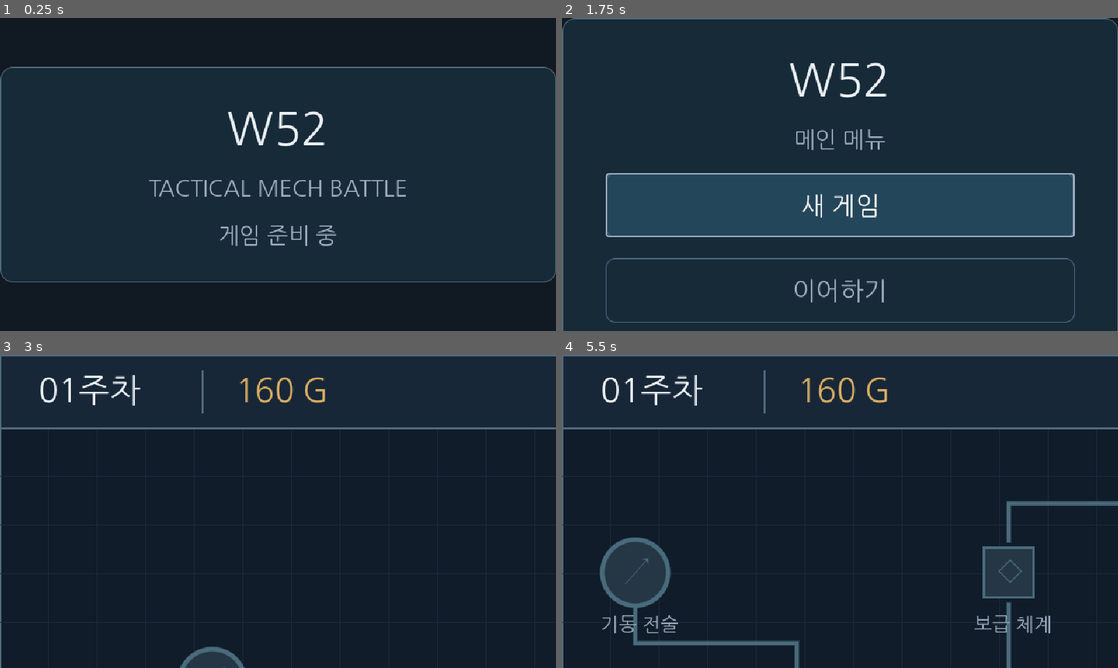
Above: before the commit, frames 1-4 (two rows, left to right).
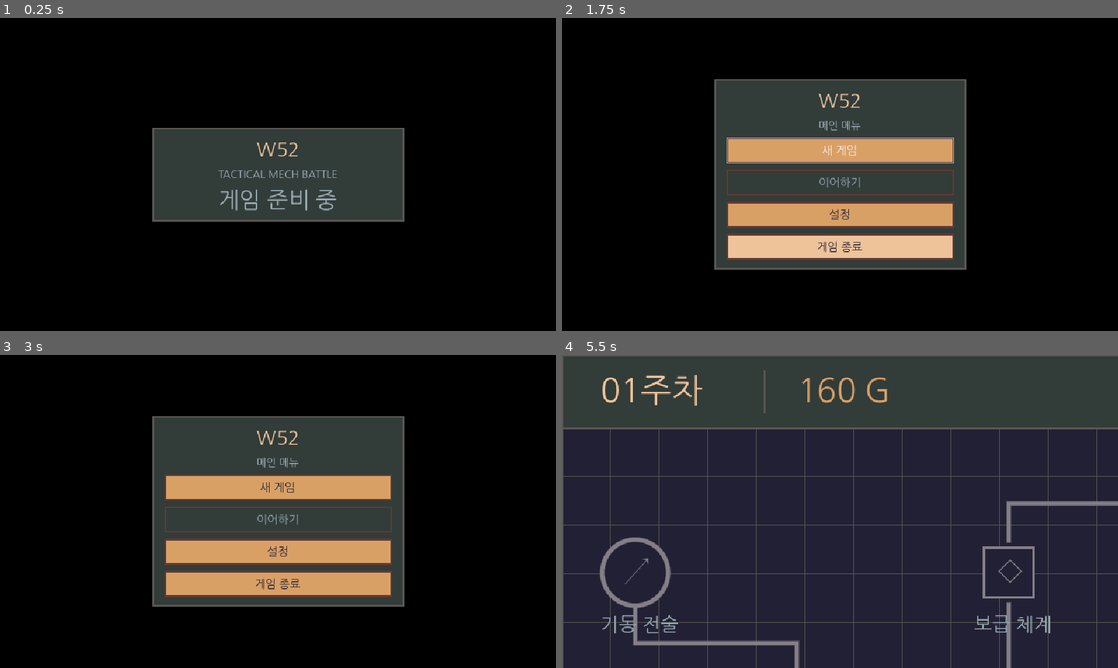
Above: after the commit, the same moments.

Repository: xcliming-svg/w52
Game: Godot game, scene res://main.tscn
Two runs of this game, one before a commit and one after it. Both use one fixed random seed, a clock stepped at 60 frames per second and the inputs below.
Inputs (mouse positions are in pixels of both pictures, inside the frame that each line leads up to):
- Up to frame 1 (0.25 s): no input
- Up to frame 2 (1.75 s): tap Enter at 0.5 s; move the mouse to (962, 158) at 0.52 s; click (962, 158) at 0.67 s; tap Space at 0.77, 1.25 s; drag from (728, 190) to (812, 237) at 1.27 s
- Up to frame 3 (3 s): click "새 게임" (after the commit: "설정") at 2 s; click (278, 627) at 2.75 s, where only the run after the commit has a clickable "뒤로 가기"
- Up to frame 4 (5.5 s): click (840, 486) at 3.5 s, where only the run after the commit has a clickable "새 게임"; tap Enter at 4.25 s; move the mouse to (840, 511) at 4.27 s; click (840, 511) at 4.42 s; tap Space at 5 s; drag from (812, 574) to (673, 464) at 5.02 s

The runs differ from the first frame. In frame 1, 100% of the frame differs, in the area x 0-100%, y 0-100%; in frame 2, 100%; in frame 3, 100%; in frame 4, 28%.

Commit message:
feat(ui): centralize DB32 palette and snapped seven-panel layout

Diff:
--- a/scripts/ui_style.gd
+++ b/scripts/ui_style.gd
@@ -1,42 +1,82 @@
 extends RefCounted
 
-# Future art and typography can be assigned without changing the screen logic.
-const BACKGROUND := Color("#111923")
-const PANEL := Color("#172a38")
-const BORDER := Color("#506b7e")
-const PRIMARY := Color("#24465a")
-const PRIMARY_HOVER := Color("#315d75")
-const TEXT := Color("#e9eff5")
-const MUTED := Color("#9dafc1")
-const GAME_BACKGROUND := Color("#101c29")
-const DESIGN_SIZE := Vector2i(1920, 1080)
-const LEFT_WIDTH := 1376
-const RIGHT_WIDTH := 544
-const HEADER_HEIGHT := 84
-const TREE_HEIGHT := 892
-const HELP_HEIGHT := 104
-const BATTLEFIELD_HEIGHT := 652
-const LOG_HEIGHT := 240
-const ACTION_HEIGHT := 104
-const CELL_SIZE := 46
-const HEADER := Color("#182737")
-const GRID := Color("#1c2c3e")
-const GRID_BORDER := Color("#345164")
-const TREE_LINE := Color("#496b7c")
-const NODE_FILL := Color("#1f4b50")
-const LOCKED := Color("#253744")
-const GOLD := Color("#d8ad62")
-const TEAL := Color("#61d6c6")
-const ENEMY := Color("#d9776a")
-const ENEMY_CELL := Color("#503035")
-const ALLY_CELL := Color("#153e3d")
-const DIALOGUE_PANEL := Color("#223347")
+# DawnBringer 32 solid-color tokens: no gradients or blended highlights.
+const BACKGROUND := Color("#000000")
+const PANEL := Color("#323c39")
+const BORDER := Color("#595652")
+const PRIMARY := Color("#d9a066")
+const PRIMARY_HOVER := Color("#eec39a")
+const TEXT := Color("#eec39a")
+const MUTED := Color("#9badb7")
+const GAME_BACKGROUND := Color("#222034")
+const HEADER := PANEL
+const GRID := Color("#595652")
+const GRID_BORDER := Color("#696a6a")
+const TREE_LINE := Color("#847e87")
+const NODE_FILL := PANEL
+const LOCKED := GAME_BACKGROUND
+const GOLD := PRIMARY
+const TEAL := Color("#37946e")
+const ENEMY := Color("#8f563b")
+const ENEMY_CELL := GAME_BACKGROUND
+const ALLY_CELL := PANEL
+const DIALOGUE_PANEL := GAME_BACKGROUND
+const METAL_LIGHT := Color("#696a6a")
+const METAL_MID := Color("#595652")
+const METAL_DARK := PANEL
+const EDGE_DARK := GAME_BACKGROUND
+const BUTTON_SHADE := Color("#8a6f30")
+const BUTTON_EDGE := Color("#8f563b")
+const BUTTON_DARK := Color("#663931")
+
+const DESIGN_SIZE := Vector2i(640, 360)
+const LEFT_WIDTH := 448
+const RIGHT_WIDTH := 192
+const TOP_BLANK := 36
+const FRAME_THICKNESS := 7
+const DIALOGUE_RECT := Rect2i(4, 251, 426, 43)
+
+# Round one shared set of 20-row boundaries; do not recompute fractional margins.
+static func boundary(row: int) -> int:
+    return TOP_BLANK + roundi(324.0 * float(row) / 20.0)
+
+
+static func cell_rect(panel_id: String) -> Rect2i:
+    match panel_id:
+        "L1":
+            return Rect2i(0, boundary(0), LEFT_WIDTH, boundary(3) - boundary(0))
+        "L2":
+            return Rect2i(0, boundary(3), LEFT_WIDTH, boundary(17) - boundary(3))
+        "L3":
+            return Rect2i(0, boundary(17), LEFT_WIDTH, boundary(20) - boundary(17))
+        "R1":
+            return Rect2i(LEFT_WIDTH, boundary(0), RIGHT_WIDTH, boundary(3) - boundary(0))
+        "R2":
+            return Rect2i(LEFT_WIDTH, boundary(3), RIGHT_WIDTH, boundary(13) - boundary(3))
+        "R3":
+            return Rect2i(LEFT_WIDTH, boundary(13), RIGHT_WIDTH, boundary(17) - boundary(13))
+        "R4":
+            return Rect2i(LEFT_WIDTH, boundary(17), RIGHT_WIDTH, boundary(20) - boundary(17))
+    push_error("Invalid W52 panel: " + panel_id)
+    return Rect2i()
+
+
+static func frame_rect(panel_id: String) -> Rect2i:
+    var cell := cell_rect(panel_id)
+    return Rect2i(cell.position + Vector2i(4, 4), cell.size - Vector2i(7, 7))
+
+
+static func content_rect(panel_id: String) -> Rect2i:
+    var frame := frame_rect(panel_id)
+    var inset := FRAME_THICKNESS
+    return Rect2i(frame.position + Vector2i(inset, inset),
+        frame.size - Vector2i(inset * 2, inset * 2))
 
 
 static func create_layout(root: Control, heading: String, description: String = "", dim_background: bool = false) -> VBoxContainer:
     var background := ColorRect.new()
     background.name = "BackgroundColor"
-    background.color = Color(0.0, 0.0, 0.0, 0.72) if dim_background else BACKGROUND
+    background.color = GAME_BACKGROUND if dim_background else BACKGROUND
     background.mouse_filter = Control.MOUSE_FILTER_IGNORE
     root.add_child(background)
     background.set_anchors_and_offsets_preset(Control.PRESET_FULL_RECT)
@@ -48,20 +88,20 @@
     center.set_anchors_and_offsets_preset(Control.PRESET_FULL_RECT)
 
     var panel := PanelContainer.new()
-    panel.custom_minimum_size = Vector2(640.0, 0.0)
+    panel.custom_minimum_size = Vector2(290, 0)
     panel.add_theme_stylebox_override("panel", _panel_style())
     center.add_child(panel)
 
     var column := VBoxContainer.new()
-    column.add_theme_constant_override("separation", 24)
+    column.add_theme_constant_override("separation", 7)
     panel.add_child(column)
-    column.add_child(make_label(heading, 52, TEXT))
+    column.add_child(make_label(heading, 22, TEXT))
     if not description.is_empty():
-        column.add_child(make_label(description, 26, MUTED))
+        column.add_child(make_label(description, 12, MUTED))
     return column
 
 
-static func make_label(value: String, font_size: int = 28, color: Color = TEXT) -> Label:
+static func make_label(value: String, font_size: int = 12, color: Color = TEXT) -> Label:
     var label := Label.new()
     label.text = value
     label.horizontal_alignment = HORIZONTAL_ALIGNMENT_CENTER
@@ -70,19 +110,19 @@
     return label
 
 
-static func make_button(value: String, minimum_size: Vector2 = Vector2(500.0, 74.0)) -> Button:
+static func make_button(value: String, minimum_size: Vector2 = Vector2(220, 30)) -> Button:
     var button := Button.new()
     button.text = value
     button.custom_minimum_size = minimum_size
     button.size = minimum_size
-    button.add_theme_font_size_override("font_size", 29)
+    button.add_theme_font_size_override("font_size", 13)
     button.add_theme_stylebox_override("normal", _button_style(PRIMARY))
     button.add_theme_stylebox_override("hover", _button_style(PRIMARY_HOVER))
-    button.add_theme_stylebox_override("pressed", _button_style(BORDER))
+    button.add_theme_stylebox_override("pressed", _button_style(BUTTON_SHADE))
     button.add_theme_stylebox_override("disabled", _button_style(PANEL))
     button.add_theme_stylebox_override("focus", _button_focus())
-    button.add_theme_color_override("font_color", TEXT)
-    button.add_theme_color_override("font_hover_color", TEXT)
+    button.add_theme_color_override("font_color", GAME_BACKGROUND)
+    button.add_theme_color_override("font_hover_color", GAME_BACKGROUND)
     button.add_theme_color_override("font_pressed_color", TEXT)
     button.add_theme_color_override("font_disabled_color", MUTED)
     return button
@@ -92,30 +132,32 @@
     var style := StyleBoxFlat.new()
     style.bg_color = PANEL
     style.border_color = BORDER
-    style.set_border_width_all(1)
-    style.set_corner_radius_all(14)
-    style.content_margin_left = 50.0
-    style.content_margin_right = 50.0
-    style.content_margin_top = 40.0
-    style.content_margin_bottom = 40.0
+    style.set_border_width_all(2)
+    style.set_corner_radius_all(0)
+    style.content_margin_left = 14.0
+    style.content_margin_right = 14.0
+    style.content_margin_top = 11.0
+    style.content_margin_bottom = 11.0
     return style
 
 
 static func _button_style(color: Color) -> StyleBoxFlat:
     var style := StyleBoxFlat.new()
     style.bg_color = color
-    style.border_color = BORDER
-    style.set_border_width_all(1)
-    style.set_corner_radius_all(10)
-    style.content_margin_left = 20.0
-    style.content_margin_right = 20.0
+    style.border_color = BUTTON_DARK
+    style.set_border_width_all(2)
+    style.set_corner_radius_all(0)
+    style.content_margin_left = 4.0
+    style.content_margin_right = 4.0
+    style.content_margin_top = 2.0
+    style.content_margin_bottom = 2.0
     return style
 
 
 static func _button_focus() -> StyleBoxFlat:
     var style := StyleBoxFlat.new()
-    style.bg_color = Color.TRANSPARENT
+    style.draw_center = false
     style.border_color = MUTED
-    style.set_border_width_all(2)
-    style.set_corner_radius_all(3)
+    style.set_border_width_all(1)
+    style.set_corner_radius_all(0)
     return style
